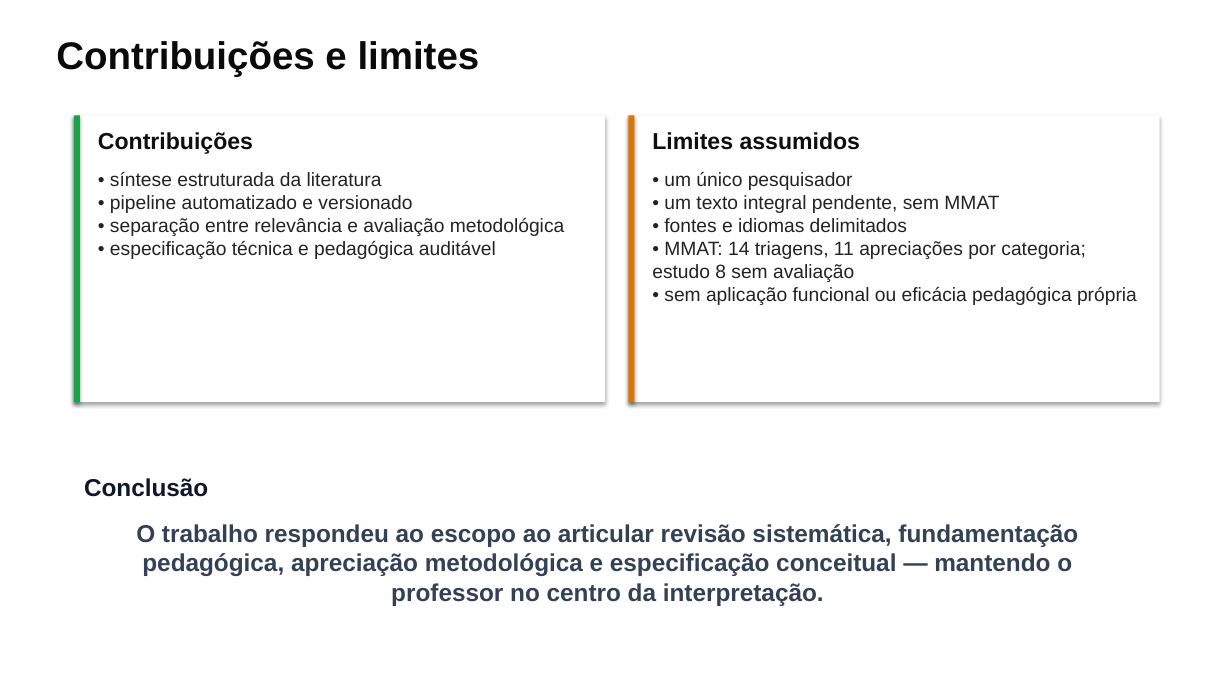
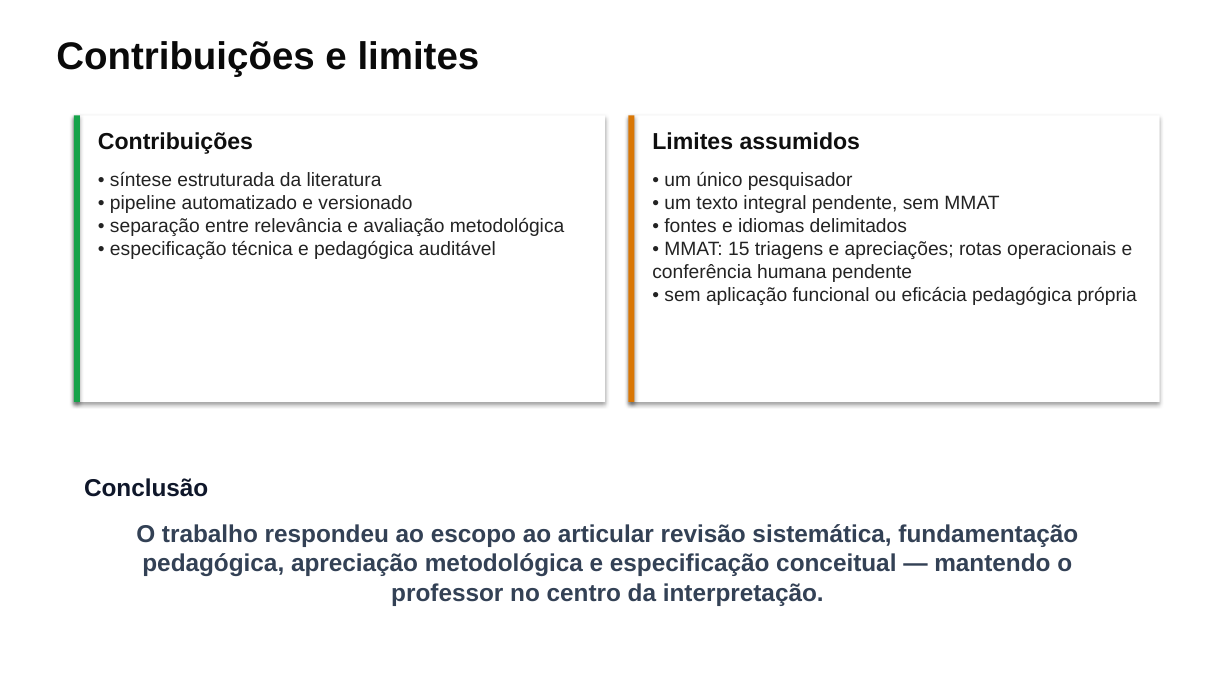
Before and after one commit to thalesfb/ccw, a slide deck: slide 18 of results/tcc/presentation/ensino_personalizado_de_matematica_tcc.pptx. Drawn at 1232x693 pixels with LibreOffice and Linux fonts; fonts in the diff are those of the drawing. Boxes give left, top, right and bottom in pixels: in the first picture for what was removed or moved away, otherwise in the second. Text is boxed around its words. In the diff, an @@ line names an element or a change of style, - is before the commit and + after.

Commit message:
:books: docs(research): appraise four MMAT studies with bounded operational routes (#120)
* :books: docs(tcc): prepare MMAT appraisal decision brief

* :books: docs(research): appraise unresolved MMAT studies with explicit operational routes

```diff
--- a/results/tcc/presentation/ensino_personalizado_de_matematica_tcc.pptx
+++ b/results/tcc/presentation/ensino_personalizado_de_matematica_tcc.pptx
@@ text at (652,172,1137,305): text changed @@
-• um único pesquisador
-• um texto integral pendente, sem MMAT
-• fontes e idiomas delimitados
-• MMAT: 14 triagens, 11 apreciações por categoria; estudo 8 sem avaliação
-• sem aplicação funcional ou eficácia pedagógica própria
+• um único pesquisador
+• um texto integral pendente, sem MMAT
+• fontes e idiomas delimitados
+• MMAT: 15 triagens e apreciações; rotas operacionais e conferência humana pendente
+• sem aplicação funcional ou eficácia pedagógica própria
```
Also in this commit, not shown: 3 other slides changed, 48 other files.
